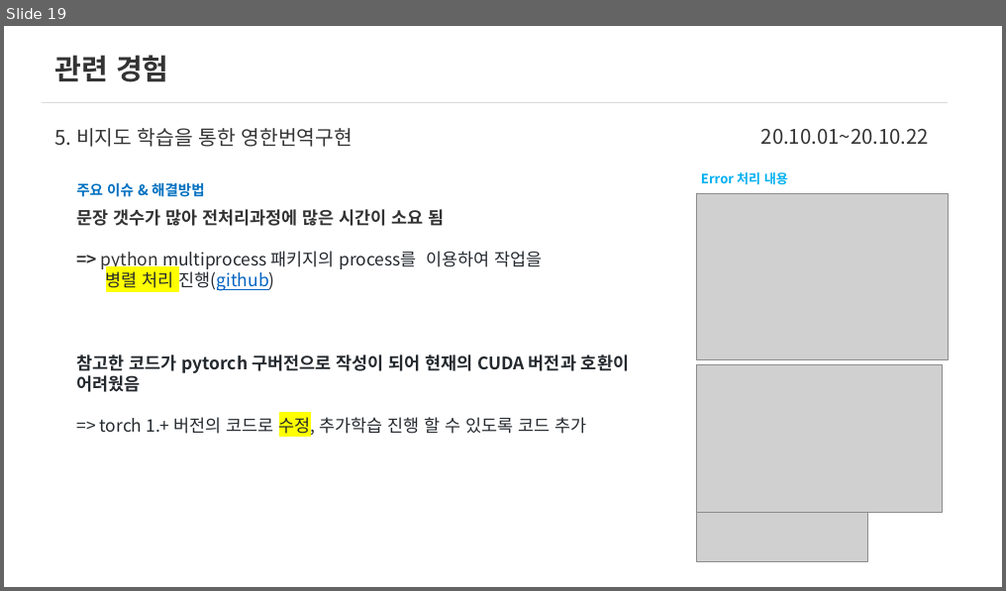
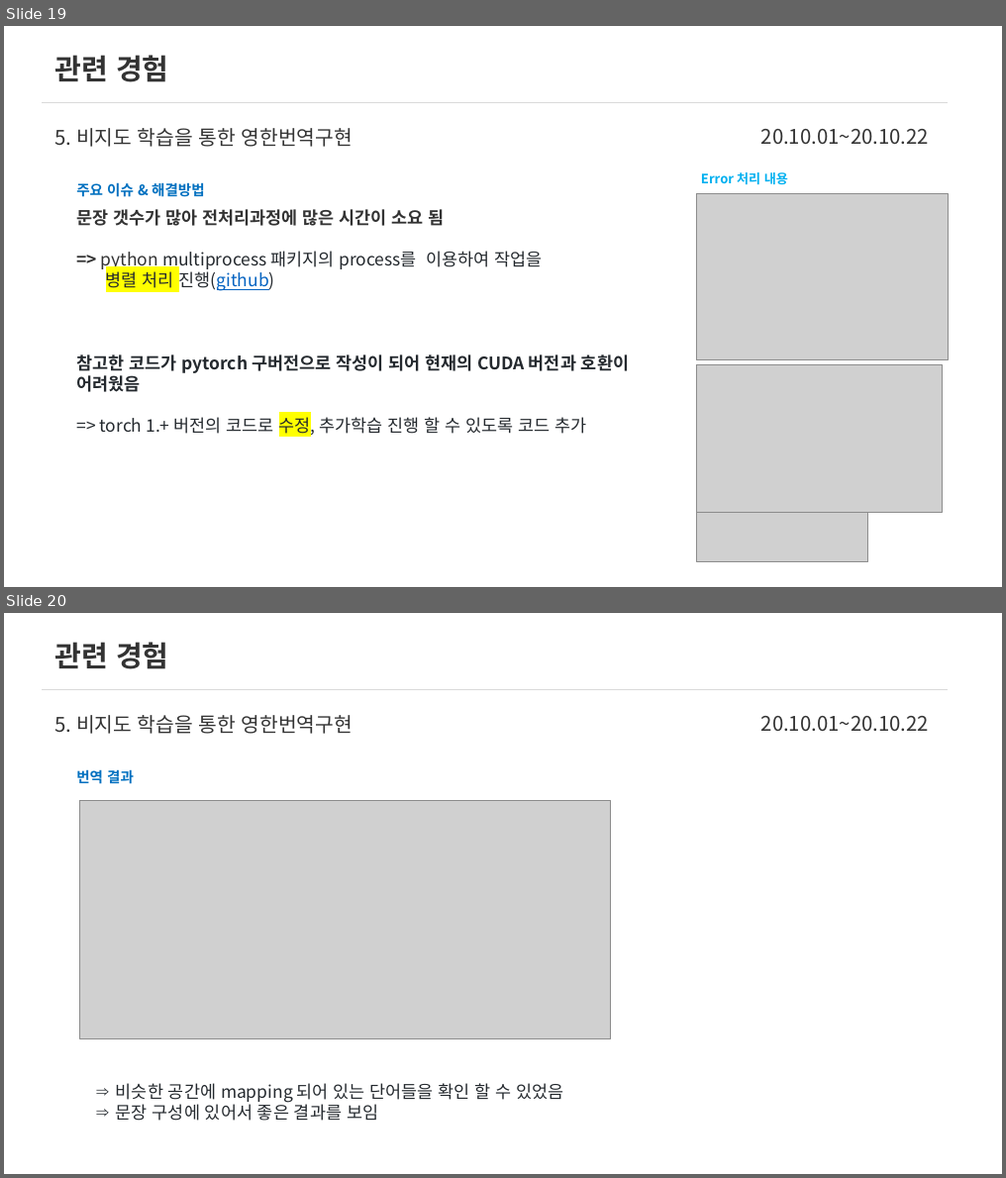
Before and after one commit to Changyoon-Lee/portfolio, a slide deck: 포트폴리오.pptx. Shown one above the other, each under a label of ours: slide 19 before the commit, slides 19 and 20 after it. The pictures are 1006x591 and 1006x1178 pixels, drawn with LibreOffice and Linux fonts; fonts in the diff are those of the drawing; grey boxes stand for pictures. Boxes give left, top, right and bottom in pixels: in the first picture for what was removed or moved away, otherwise in the second. Text is boxed around its words. In the diff, an @@ line names an element or a change of style, - is before the commit and + after.

```diff
--- a/포트폴리오.pptx
+++ b/포트폴리오.pptx
@@ slide 20 added at bbox=[4, 613, 1002, 1174], background #FFFFFF @@
@@ text added at bbox=[55, 642, 168, 669], 40 pt, text #333333, bold @@
+관련 경험
@@ line added from (42, 689) to (947, 689), #D9D9D9 0.5 pt @@
@@ text added at bbox=[55, 715, 352, 734], 28 pt, text #333333 @@
+5. 비지도 학습을 통한 영한번역구현
@@ text added at bbox=[761, 716, 929, 731], 28 pt, text #333333 @@
+20.10.01~20.10.22
@@ text added at bbox=[76, 769, 134, 784], 20 pt, text #0070C0, bold @@
+번역 결과
@@ picture added at bbox=[79, 800, 610, 1039] @@
@@ text added at bbox=[116, 1083, 564, 1121], 24 pt, text #24292E @@
+⇒ 비슷한 공간에 mapping 되어 있는 단어들을 확인 할 수 있었음
+⇒ 문장 구성에 있어서 좋은 결과를 보임
```
Also in this commit, not shown: 16 other files.
